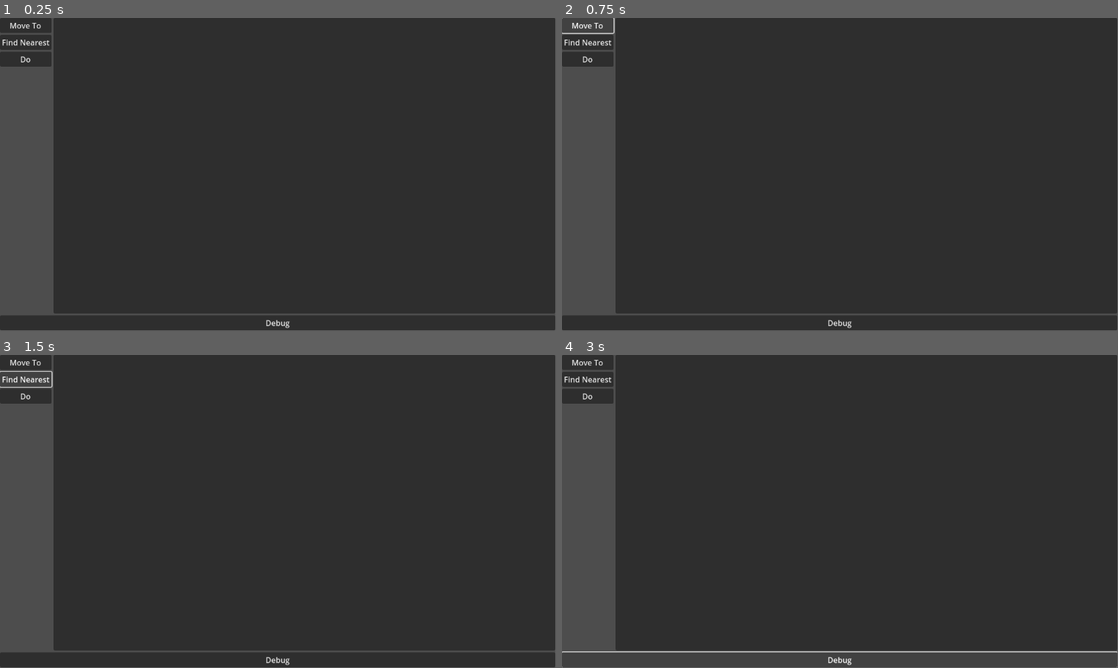
Above: before the commit, frames 1-4 (two rows, left to right).
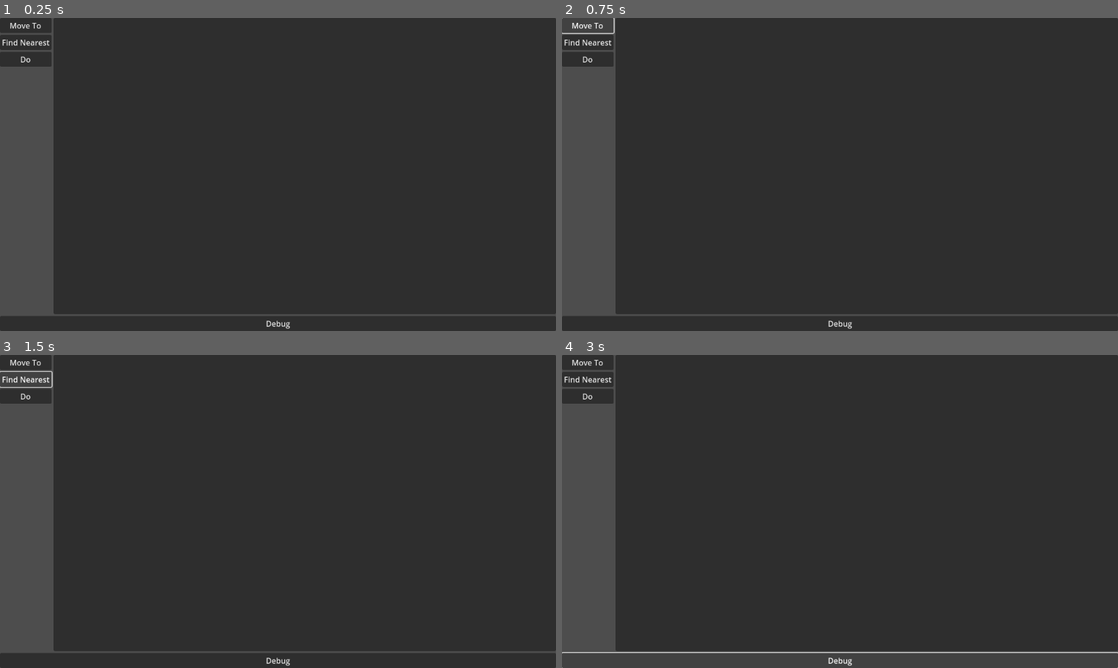
Above: after the commit, the same moments.

Repository: tefla/SpecialCirumstances
Game: Godot game, scene res://Tasks/Editor/ProgramEditor.tscn
The game is run twice, just before and just after one commit, with the same random seed, the same clock (stepped at 60 frames per second) and the same inputs.
Inputs:
- Up to frame 1 (0.25 s): no input
- Up to frame 2 (0.75 s): click "Move To" at 0.5 s
- Up to frame 3 (1.5 s): click "Find Nearest" at 1.25 s
- Up to frame 4 (3 s): click "Do" at 2 s; click "Debug" at 2.75 s
In our replay, the window is 799x449 before the commit and 800x450 after it. These sizes can differ from the game's own. Grey fills any space a smaller window leaves; there, only what the larger window draws over its background counts as a difference.

The runs differ from the first frame. In frame 1, 0.3% of the frame differs, in the area x 3-100%, y 8-100%; in frame 2, 0.3%; in frame 3, 0.3%; in frame 4, 0.9%, in the area x 0-100%, y 8-100%.

Commit message:
First Working Version :)

Diff:
--- a/Tasks/Definitions/FindNearest.tres
+++ b/Tasks/Definitions/FindNearest.tres
@@ -8,6 +8,6 @@
 [resource]
 script = ExtResource("3_61t3f")
 name = "Find Nearest"
-properties = Array[ExtResource("2_otb0t")]([ExtResource("3_rvsop")])
+default_properties = Array[ExtResource("2_otb0t")]([ExtResource("3_rvsop")])
 canHaveChildren = false
 children = Array[ExtResource("1_spnxt")]([])
--- a/Tasks/Definitions/MoveTo.tres
+++ b/Tasks/Definitions/MoveTo.tres
@@ -8,6 +8,6 @@
 [resource]
 script = ExtResource("3_u77hd")
 name = "Move To"
-properties = Array[ExtResource("2_wu50x")]([ExtResource("3_6xrmv")])
+default_properties = Array[ExtResource("2_wu50x")]([ExtResource("3_6xrmv")])
 canHaveChildren = false
 children = Array[ExtResource("1_1eaia")]([])
--- a/Tasks/Editor/ProgramEditor.gd
+++ b/Tasks/Editor/ProgramEditor.gd
@@ -8,7 +8,8 @@
 func _drop_data(at_position: Vector2, data: Variant) -> void:
 	if data is Task:
 		var newTaskEditor = taskEditorScene.instantiate()
-		newTaskEditor.task = data.duplicate()
+		newTaskEditor.task = data.create()
+
 		%Program.add_child(newTaskEditor)
 
 
--- a/Tasks/Editor/TaskEditor/ChildrenPanel.gd
+++ b/Tasks/Editor/TaskEditor/ChildrenPanel.gd
@@ -11,7 +11,8 @@
 func _drop_data(at_position: Vector2, data: Variant) -> void:
 	if data is Task:
 		var newTaskEditor = taskEditorScene.instantiate()
-		var newTask = data.duplicate()
+		var newTask = data.create()
+
 		child_added.emit(newTask)
 		newTaskEditor.task = newTask
 		add_child(newTaskEditor)
--- a/Tasks/Editor/TaskEditor/TaskEditor.gd
+++ b/Tasks/Editor/TaskEditor/TaskEditor.gd
@@ -3,10 +3,10 @@
 class_name TaskEditor
 
 @export var task: Task
-
 func _ready() -> void:
 	$Header/Name.text = task.name
 	for prop in task.properties:
+		#var prop = default_prop.duplicate()
 		var newPropEditor = prop.create_editor()
 
 		%Parameters.add_child(newPropEditor)
@@ -16,5 +16,23 @@
 		%Children.visible = false
 	%Children.child_added.connect(_child_added_to_task)
 
+	# Connect Dropping in the head of foot zoon
+	#$DropZoneHead.on_drop.connect(on_drop)
+	#$DropZoneFoot.on_drop.connect(on_drop)
+
+func on_drop(data: Variant):
+	# Add as a sibling
+
+	print("Dropping in DropZone")
+
 func _child_added_to_task(_task: Task):
 	task.children.append(_task)
+
+func on_mouse_entered():
+	# if Input.	if Input.is_action_pressed("LeftMouseButton"):
+	$DropZoneHead.visible = true
+	$DropZoneFoot.visible = true
+func on_mouse_exited():
+	# if Input.is_action_pressed("LeftMouseButton"):
+	$DropZoneHead.visible = false
+	$DropZoneFoot.visible = false
--- a/Tasks/Editor/TaskEditor/TaskEditor.tscn
+++ b/Tasks/Editor/TaskEditor/TaskEditor.tscn
@@ -1,7 +1,8 @@
-[gd_scene load_steps=4 format=3 uid="uid://bs6amnx2lvmbh"]
+[gd_scene load_steps=5 format=3 uid="uid://bs6amnx2lvmbh"]
 
 [ext_resource type="Script" path="res://Tasks/Editor/TaskEditor/TaskEditor.gd" id="1_xe5rw"]
 [ext_resource type="Resource" uid="uid://buy3x7tr70j0y" path="res://Tasks/Definitions/MoveTo.tres" id="2_l7ddv"]
+[ext_resource type="PackedScene" uid="uid://b2gak6oxix4gp" path="res://UI/DragDrop/DropZone.tscn" id="3_44raf"]
 [ext_resource type="Script" path="res://Tasks/Editor/TaskEditor/ChildrenPanel.gd" id="3_ni5i8"]
 
 [node name="TaskEditor" type="VBoxContainer"]
@@ -11,6 +12,9 @@
 grow_horizontal = 2
 script = ExtResource("1_xe5rw")
 task = ExtResource("2_l7ddv")
+
+[node name="DropZoneHead" parent="." instance=ExtResource("3_44raf")]
+layout_mode = 2
 
 [node name="Header" type="HBoxContainer" parent="."]
 layout_mode = 2
@@ -35,3 +39,6 @@
 custom_minimum_size = Vector2(0, 20)
 layout_mode = 2
 script = ExtResource("3_ni5i8")
+
+[node name="DropZoneFoot" parent="." instance=ExtResource("3_44raf")]
+layout_mode = 2
--- /dev/null
+++ b/Tasks/Editor/TaskEditor/TreeTest.gd
@@ -0,0 +1,12 @@
+extends Tree
+
+
+# Called when the node enters the scene tree for the first time.
+func _ready() -> void:
+	var root = create_item()
+	root.set_text(0, "Root")
+
+
+# Called every frame. 'delta' is the elapsed time since the previous frame.
+func _process(delta: float) -> void:
+	pass
--- /dev/null
+++ b/Tasks/Editor/TaskEditor/TreeTest.tscn
@@ -0,0 +1,13 @@
+[gd_scene load_steps=2 format=3 uid="uid://dcqxh4he4rne8"]
+
+[ext_resource type="Script" path="res://Tasks/Editor/TaskEditor/TreeTest.gd" id="1_a1dri"]
+
+[node name="TreeTest" type="Tree"]
+anchors_preset = 15
+anchor_right = 1.0
+anchor_bottom = 1.0
+grow_horizontal = 2
+grow_vertical = 2
+drop_mode_flags = 3
+select_mode = 2
+script = ExtResource("1_a1dri")
--- a/Tasks/Task.gd
+++ b/Tasks/Task.gd
@@ -3,14 +3,21 @@
 
 
 @export var name = "Base Task"
-@export var properties: Array[TaskProperty] = []
+@export var default_properties: Array[TaskProperty] = []
 
 #region Children
 @export var canHaveChildren: bool = false
 @export var children: Array[Task] = []
 #endregion
 
+var properties: Array[TaskProperty] = []
 
+func create():
+	var new_self = duplicate()
+
+	for prop in new_self.default_properties:
+		new_self.properties.append(prop.duplicate())
+	return new_self
 func _exec():
 	pass
 
--- /dev/null
+++ b/UI/DragDrop/DropZone.gd
@@ -0,0 +1,9 @@
+extends Control
+
+signal on_drop(data: Variant)
+
+func _can_drop_data(at_position: Vector2, data: Variant) -> bool:
+	print(at_position)
+	return true
+func _drop_data(at_position: Vector2, data: Variant) -> void:
+	print("Dropping in DropZone")
--- /dev/null
+++ b/UI/DragDrop/DropZone.tscn
@@ -0,0 +1,12 @@
+[gd_scene load_steps=2 format=3 uid="uid://b2gak6oxix4gp"]
+
+[ext_resource type="Script" path="res://UI/DragDrop/DropZone.gd" id="1_1gxxs"]
+
+[node name="Panel" type="Panel"]
+custom_minimum_size = Vector2(0, 25)
+anchors_preset = 15
+anchor_right = 1.0
+anchor_bottom = 1.0
+grow_horizontal = 2
+grow_vertical = 2
+script = ExtResource("1_1gxxs")
--- a/project.godot
+++ b/project.godot
@@ -18,6 +18,11 @@
 [autoload]
 
 GameManager="*res://game_manager.gd"
+
+[display]
+
+window/stretch/mode="viewport"
+window/stretch/aspect="expand"
 
 [global_group]
 
Not shown: 1 places in Game.tscn that only renumber resources
